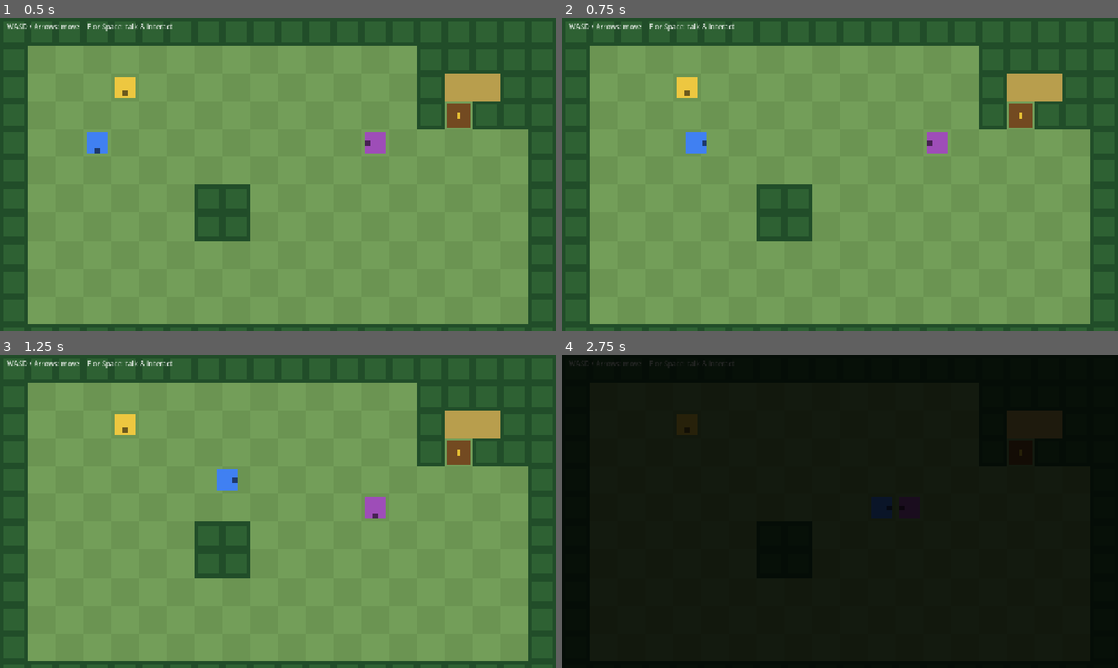
Above: before the commit, frames 1-4 (two rows, left to right).
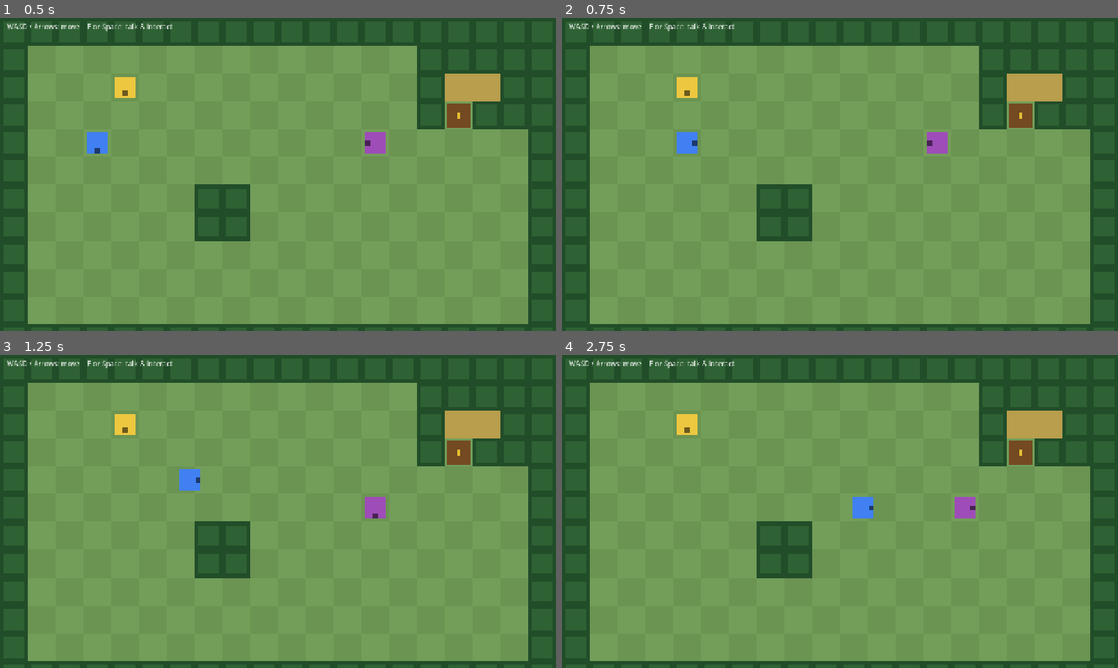
Above: after the commit, the same moments.

Repository: KaydenClark/Dungeon_Friends_Game
Game: Godot game, scene res://scenes/main.tscn
The game is run twice, just before and just after one commit, with the same random seed, the same clock (stepped at 60 frames per second) and the same inputs.
Inputs:
- Up to frame 1 (0.5 s): no input
- Up to frame 2 (0.75 s): tap Enter (confirm) at 0.5 s; hold D (move_right) from 0.53 s (still down); hold E (interact) from 0.53 s (still down)
- Up to frame 3 (1.25 s): keep holding D (move_right); keep holding E (interact)
- Up to frame 4 (2.75 s): release D (move_right) at 1.28 s; release E (interact) at 1.28 s; hold S (move_down) 1.28-2.03 s; tap Enter (confirm) at 1.35 s; tap E (interact) at 1.55 s; hold D (move_right) from 2.03 s (still down); hold E (interact) from 2.03 s (still down)

Frame 1 is identical in both runs. In frame 2, 0.2% of the frame differs, in the area x 20-26%, y 36-44%; in frame 3, 0.5%; in frame 4, 100%, in the area x 0-100%, y 0-100%.

Commit message:
Fix double-step movement + update slice-complete copy
B-04: single taps sometimes moved two cells. The player read movement
with is_action_pressed and re-stepped the moment the 0.15s move tween
finished, so any tap held longer than ~0.15s double-stepped. Add
delayed-auto-shift: a fresh press is always exactly one step; hold-to-walk
only engages after MOVE_REPEAT_DELAY (0.2s), then repeats at move cadence.

Copy: slice-complete line "...thanks for testing, Kayden!" ->
"The adventure continues...".

Headless: --import clean, slice_smoke_test 26/26 across 3 runs (test drives
try_step directly, so this only confirms no load/syntax regressions).

Co-Authored-By: Claude Opus 4.8 <noreply@anthropic.com>

Diff:
--- a/game/scripts/dev/forest_slice.gd
+++ b/game/scripts/dev/forest_slice.gd
@@ -115,5 +115,5 @@
 		SceneManager.flags["slice_complete"] = true
 		SceneManager.show_dialogue([
 			"The path beyond the door is open!",
-			"First playable slice complete - thanks for testing, Kayden!",
+			"The adventure continues...",
 		])
--- a/game/scripts/overworld/player.gd
+++ b/game/scripts/overworld/player.gd
@@ -3,7 +3,15 @@
 ## Player-controlled grid actor with camera follow. Input comes exclusively
 ## from the Input Map actions (see /BLUEPRINT.md -> Commands).
 
+## Delayed-auto-shift: after the first step, a held direction must be held this
+## much longer (on top of the move tween) before it starts repeating. Keeps a
+## tap to exactly one cell while still allowing hold-to-walk.
+const MOVE_REPEAT_DELAY := 0.2
+
 var camera: Camera2D
+var _hold_dir := Vector2i.ZERO
+var _hold_time := 0.0
+var _repeating := false
 
 
 func _ready() -> void:
@@ -15,25 +23,54 @@
 	camera.make_current()
 
 
-func _process(_delta: float) -> void:
-	if moving or SceneManager.ui_busy or SceneManager.in_encounter:
+func _process(delta: float) -> void:
+	if SceneManager.ui_busy or SceneManager.in_encounter:
+		_reset_hold()
 		return
-	var dir := Vector2i.ZERO
-	if Input.is_action_pressed("move_up"):
-		dir = Vector2i.UP
-	elif Input.is_action_pressed("move_down"):
-		dir = Vector2i.DOWN
-	elif Input.is_action_pressed("move_left"):
-		dir = Vector2i.LEFT
-	elif Input.is_action_pressed("move_right"):
-		dir = Vector2i.RIGHT
-	if dir != Vector2i.ZERO:
-		try_step(dir)
-	elif Input.is_action_just_pressed("interact"):
+	var dir := _read_dir()
+	if dir == Vector2i.ZERO:
+		_reset_hold()
 		# Ignore the interact press for a moment after a dialogue closes, so the
 		# same keypress that dismissed a box can't immediately re-open it.
-		if Time.get_ticks_msec() - SceneManager.last_ui_close_ms >= 250:
+		if not moving and Input.is_action_just_pressed("interact") \
+				and Time.get_ticks_msec() - SceneManager.last_ui_close_ms >= 250:
 			interact()
+		return
+	if moving:
+		return
+	if dir != _hold_dir:
+		# Fresh press (or a direction change): always exactly one step.
+		_hold_dir = dir
+		_hold_time = 0.0
+		_repeating = false
+		try_step(dir)
+	elif _repeating:
+		# Auto-repeat engaged: step at the move-tween cadence.
+		try_step(dir)
+	else:
+		# Same direction still held but not yet repeating: wait out the delay.
+		_hold_time += delta
+		if _hold_time >= MOVE_REPEAT_DELAY:
+			_repeating = true
+			try_step(dir)
+
+
+func _read_dir() -> Vector2i:
+	if Input.is_action_pressed("move_up"):
+		return Vector2i.UP
+	if Input.is_action_pressed("move_down"):
+		return Vector2i.DOWN
+	if Input.is_action_pressed("move_left"):
+		return Vector2i.LEFT
+	if Input.is_action_pressed("move_right"):
+		return Vector2i.RIGHT
+	return Vector2i.ZERO
+
+
+func _reset_hold() -> void:
+	_hold_dir = Vector2i.ZERO
+	_hold_time = 0.0
+	_repeating = false
 
 
 func interact() -> void:
Not shown, changed: TASKBOARD.md
